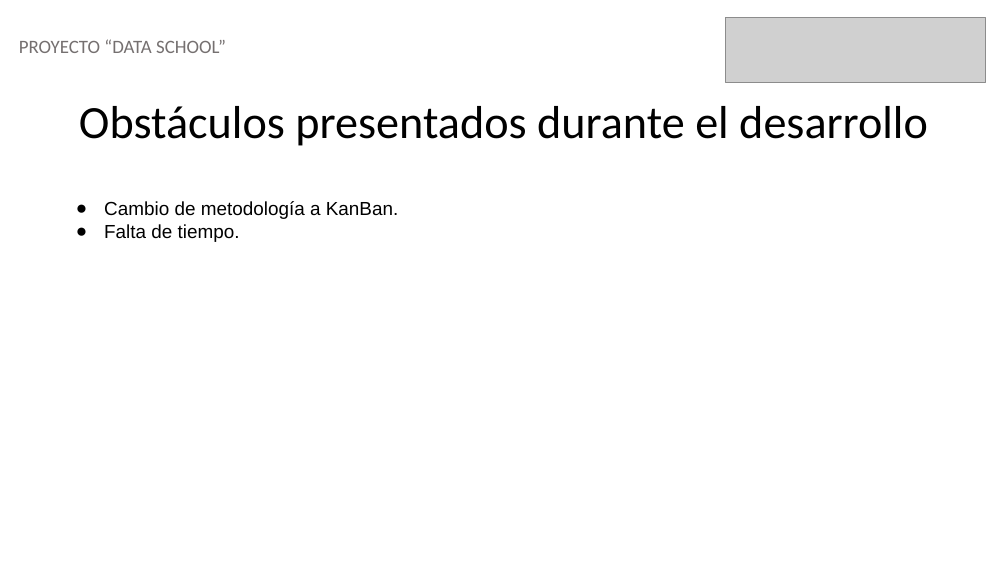
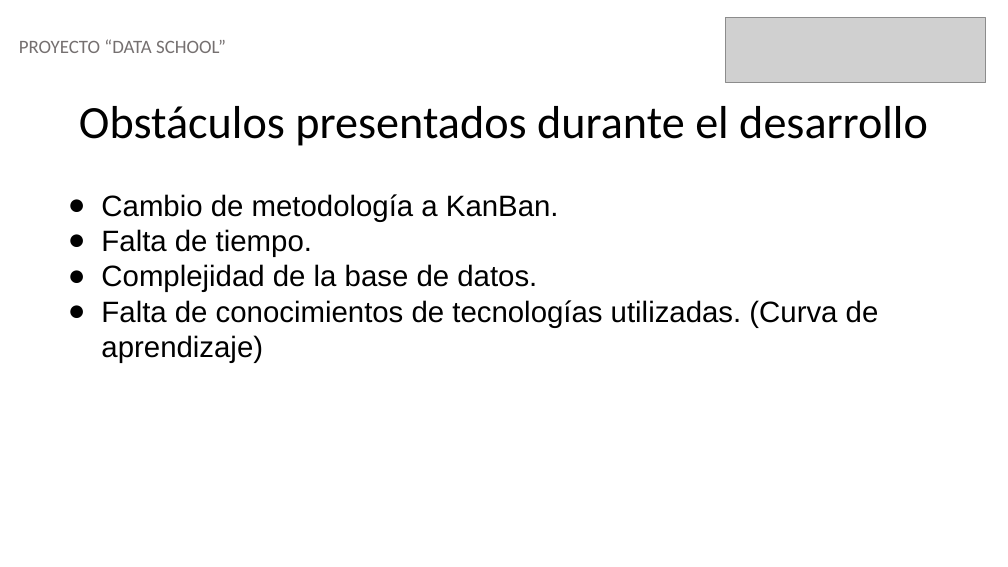
Before and after one commit to IJozk/CAPSTONE-03-Equipo-1, a slide deck: slide 17 of Fase 2/Evidencias Proyecto/Presentación Proyecto.pptx (slide 16 before the commit). Drawn at 1008x567 pixels with LibreOffice and Linux fonts; fonts in the diff are those of the drawing; grey boxes stand for pictures. Boxes give left, top, right and bottom in pixels: in the first picture for what was removed or moved away, otherwise in the second. Text is boxed around its words. In the diff, an @@ line names an element or a change of style, - is before the commit and + after.

```diff
--- a/Fase 2/Evidencias Proyecto/Presentación Proyecto.pptx
+++ b/Fase 2/Evidencias Proyecto/Presentación Proyecto.pptx
@@ text "Cambio de metodología a KanBan.": place and size @@
-text "Cambio de metodología a KanBan." at (104,201,398,242)
+text "Cambio de metodología a KanBan." at (101,194,879,363)
@@ text at (101,194,559,257): size 18 to 28 pt in "Cambio de metodología a KanBan.", "Falta de tiempo."; indent changed @@
@@ text at (101,264,879,363): paragraphs added @@
+● Complejidad de la base de datos.
+● Falta de conocimientos de tecnologías utilizadas. (Curva de aprendizaje)
```
Also in this commit, not shown: 5 other slides changed, 2 slides added, 1 slide removed.
